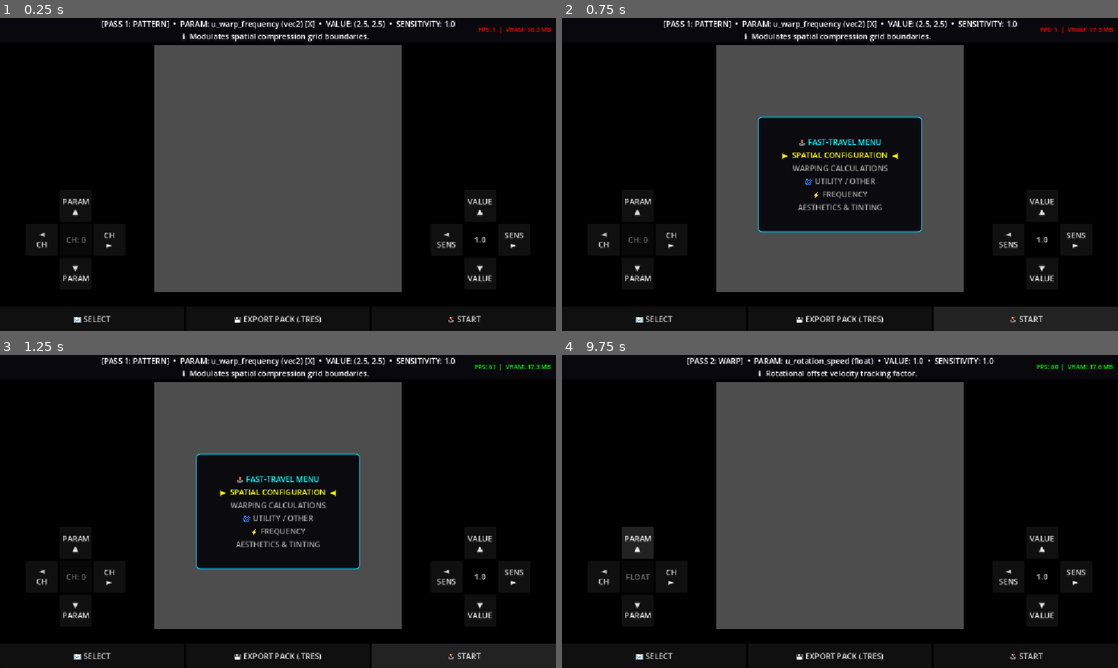
Above: before the commit, frames 1-4 (two rows, left to right).
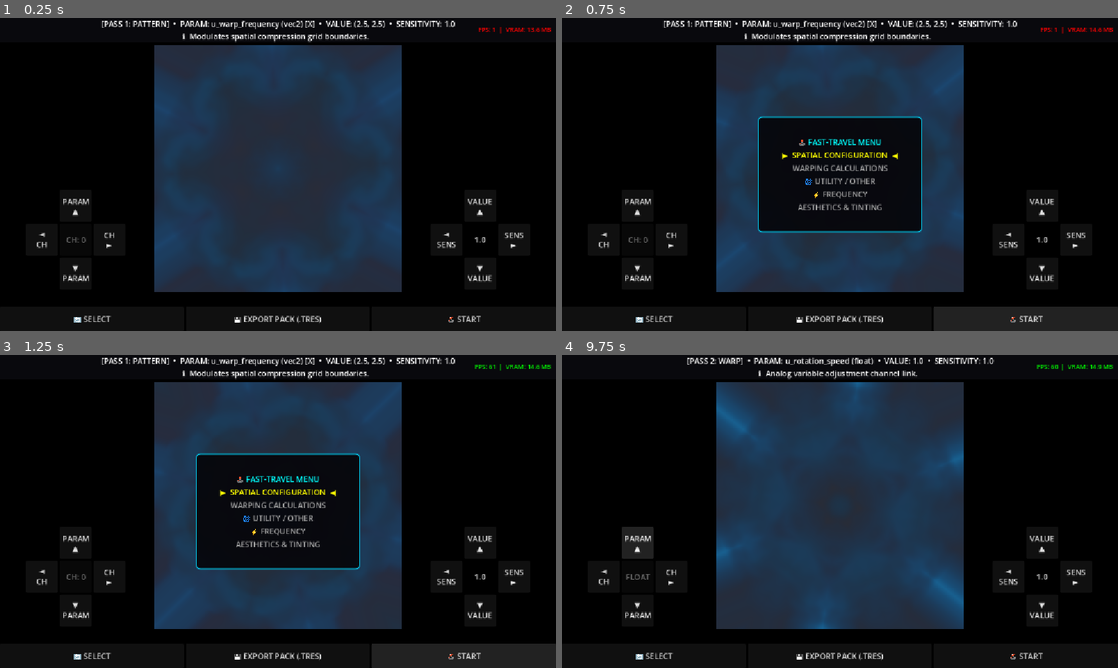
Above: after the commit, the same moments.

Repository: ocybin-solo/TATOOL
Game: Godot game, scene res://main.tscn
The game is run twice, just before and just after one commit, with the same random seed, the same clock (stepped at 60 frames per second) and the same inputs.
Inputs:
- Up to frame 1 (0.25 s): no input
- Up to frame 2 (0.75 s): click "🕹️ START" at 0.5 s
- Up to frame 3 (1.25 s): no input
- Up to frame 4 (9.75 s): click "🕹️ START" at 1.25 s; click "PARAM ▲" at 2 s; click "◄ CH" at 2.75 s; click "CH ►" at 3.5 s; click "▼ PARAM" at 4.25 s; click "VALUE ▲" at 5 s; click "◄ SENS" at 5.75 s; click "SENS ►" at 6.5 s; click "▼ VALUE" at 7.25 s; click "🔄 SELECT" at 8 s; click "💾 EXPORT PACK (.TRES)" at 8.75 s; click "PARAM ▲" at 9.5 s

The runs differ from the first frame. In frame 1, 35% of the frame differs, in the area x 27-98%, y 3-88%; in frame 2, 24%; in frame 3, 24%; in frame 4, 35%.

Commit message:
it works!
We now have 3 shader passes working together, and the UI is correctly cycling between them and correctly editing the parameters of each thing using a default test shader file in the main manager script

Diff:
--- a/MainManager.gd
+++ b/MainManager.gd
@@ -61,7 +61,6 @@
 	control_panel.custom_minimum_size = Vector2(0, 240) # Slightly expanded vertical container boundary box
 	control_panel.size_flags_vertical = Control.SIZE_EXPAND_FILL # Forces vertical centering
 	control_panel.apply_orientation_layout_shift(false, top_status_holder)
-
 func setup_dual_pass_pipeline() -> void:
 	display_row_container = HBoxContainer.new()
 	display_row_container.size_flags_horizontal = Control.SIZE_EXPAND_FILL
@@ -93,9 +92,7 @@
 	label_safety_alert.add_theme_font_size_override("font_size", 14)
 	canvas_stack.add_child(label_safety_alert)
 
-	# =========================================================================
-	# PASS 1: GENERATIVE PATTERN BACKGROUND BUFFER
-	# =========================================================================
+	# --- PASS 1: GENERATIVE MATH BUFFER ---
 	pass1_viewport = SubViewport.new()
 	pass1_viewport.size = current_preset.target_resolution
 	pass1_viewport.disable_3d = true
@@ -106,14 +103,13 @@
 
 	pass1_rect = ColorRect.new()
 	pass1_rect.size = current_preset.target_resolution
+	pass1_rect.custom_minimum_size = current_preset.target_resolution
 	pass1_viewport.add_child(pass1_rect)
 
 	pass1_material = ShaderMaterial.new()
 	pass1_rect.material = pass1_material
 
-	# =========================================================================
-	# PASS 2: GEOMETRIC WARPING INTERMEDIATE BUFFER
-	# =========================================================================
+	# --- PASS 2: GEOMETRIC WARPING BUFFER ---
 	pass2_viewport = SubViewport.new()
 	pass2_viewport.size = current_preset.target_resolution
 	pass2_viewport.disable_3d = true
@@ -124,24 +120,20 @@
 
 	pass2_rect = ColorRect.new()
 	pass2_rect.size = current_preset.target_resolution
+	pass2_rect.custom_minimum_size = current_preset.target_resolution
 	pass2_viewport.add_child(pass2_rect)
 
 	pass2_material = ShaderMaterial.new()
 	pass2_rect.material = pass2_material
 
-	# Link Pass 2 to read Pass 1's procedural output
-	pass2_material.set_shader_parameter("u_pattern_texture", pass1_viewport.get_texture())
-
-	# =========================================================================
-	# PASS 3: FINAL POST-PROCESS FILTER BUFFER (VISIBLE TO PLAYER)
-	# =========================================================================
+	# --- PASS 3: POST-PROCESS FILTER BUFFER (VISIBLE SCREEN) ---
 	pass3_viewport = SubViewport.new()
 	pass3_viewport.size = current_preset.target_resolution
 	pass3_viewport.disable_3d = true
 	pass3_viewport.transparent_bg = false
 	pass3_viewport.render_target_clear_mode = SubViewport.CLEAR_MODE_ALWAYS
 	pass3_viewport.render_target_update_mode = SubViewport.UPDATE_ALWAYS
-	canvas_container.add_child(pass3_viewport) # Nested inside container to draw to screen
+	canvas_container.add_child(pass3_viewport)
 
 	pass3_rect = ColorRect.new()
 	pass3_rect.size = current_preset.target_resolution
@@ -151,8 +143,10 @@
 	pass3_material = ShaderMaterial.new()
 	pass3_rect.material = pass3_material
 
-	# Link Pass 3 to read Pass 2's warped geometric output
+	# Establish the explicit texture pipeline bindings
+	pass2_material.set_shader_parameter("u_pattern_texture", pass1_viewport.get_texture())
 	pass3_material.set_shader_parameter("u_warped_texture", pass2_viewport.get_texture())
+
 
 func setup_interface_layer() -> void:
 	var ui_layer = CanvasLayer.new()
@@ -426,7 +420,6 @@
 	output += "\n// --- SOURCE GLSL SHADER CODE CONTEXT ---\n" + active_mat.shader.code
 	DisplayServer.clipboard_set(output)
 	control_panel.label_status.text = " ✅ COPIED %d PARAMETERS FROM %s TO CLIPBOARD! " % [active_params.size(), layer_label]
-
 
 func load_default_test_shaders() -> void:
 	# =========================================================================
@@ -478,39 +471,29 @@
 	"""
 
 	# =========================================================================
-	# PASS 2: GEOMETRIC KALEIDOSCOPE WARP
+	# PASS 2: GEOMETRIC KALEIDOSCOPE WARP (CLAUDE FIX INTEGRATED)
 	# =========================================================================
 	var p2_src = """
 	shader_type canvas_item;
-	uniform sampler2D u_pattern_texture : hint_screen_texture, filter_linear_mipmap;
+	// CLAUDE FIX: Plain user-defined sampler without screen hint conflicts
+	uniform sampler2D u_pattern_texture : filter_linear;
 	uniform float u_time;
 
 	// CAT: Geometric Setup
 	// DESC: Number of reflective segments across the radial circle matrix.
 	uniform float u_segments = 6.0;
-
-	// DESC: Rotational offset velocity tracking factor.
 	uniform float u_rotation_speed = 0.2;
 
 	void fragment() {
-		// Translate coordinates to center anchor point (-0.5 to 0.5)
 		vec2 uv = UV - 0.5;
-
-		// Convert Cartesian space coordinates directly into Polar coordinate arcs
 		float r = length(uv);
 		float a = atan(uv.y, uv.x) + (u_time * u_rotation_speed);
-
-		// Calculate segment angle boundaries
 		float angle_step = 2.0 * 3.14159265 / max(u_segments, 1.0);
 
-		// Fold space symmetrically across segments
 		a = mod(a, angle_step);
 		a = abs(a - angle_step * 0.5);
 
-		// Convert back to Cartesian space coordinates mapped to standard UV bounds
 		vec2 warped_uv = vec2(cos(a), sin(a)) * r + 0.5;
-
-		// Enforce safety boundary clipping clamps
 		warped_uv = clamp(warped_uv, 0.001, 0.999);
 
 		COLOR = texture(u_pattern_texture, warped_uv);
@@ -518,51 +501,38 @@
 	"""
 
 	# =========================================================================
-	# PASS 3: ANALOG EDGE GLOW FILTER
+	# PASS 3: ANALOG EDGE GLOW FILTER (CLAUDE FIX INTEGRATED)
 	# =========================================================================
 	var p3_src = """
 	shader_type canvas_item;
-	uniform sampler2D u_warped_texture : hint_screen_texture, filter_linear_mipmap;
+	// CLAUDE FIX: Plain user-defined sampler without screen hint conflicts
+	uniform sampler2D u_warped_texture : filter_linear;
 	uniform float u_time;
 
 	// CAT: Glow Intensity
 	// DESC: Structural mathematical edge amplification threshold limits.
 	uniform float u_edge_threshold = 0.15;
-
-	// DESC: Absolute luminous blending emission amplification intensity scale factor.
 	uniform float u_glow_intensity = 2.5;
-
-	// DESC: Pixel sampling search step boundary distance offset size.
 	uniform vec2 u_step_offset = vec2(0.003, 0.003);
 
 	void fragment() {
 		vec2 uv = UV;
-
-		// Core color sample extraction
 		vec4 center_color = texture(u_warped_texture, uv);
 
-		// Take surrounding neighbor point luminance sample metrics (Sobel kernel layout)
 		float c  = (center_color.r + center_color.g + center_color.b) / 3.0;
 		float left  = (texture(u_warped_texture, uv - vec2(u_step_offset.x, 0.0)).g);
 		float right = (texture(u_warped_texture, uv + vec2(u_step_offset.x, 0.0)).g);
 		float up    = (texture(u_warped_texture, uv - vec2(0.0, u_step_offset.y)).g);
 		float down  = (texture(u_warped_texture, uv + vec2(0.0, u_step_offset.y)).g);
 
-		// Structural mathematical spatial difference calculations
 		float edge_delta = abs(c - left) + abs(c - right) + abs(c - up) + abs(c - down);
-
-		// Execute mathematical stepping rules against active boundary thresholds
 		float edge_mask = smoothstep(u_edge_threshold, u_edge_threshold + 0.1, edge_delta);
-
-		// Amplify color matrices across detected structural boundaries
 		vec3 glowing_borders = center_color.rgb * edge_mask * u_glow_intensity;
 
-		// Composite final rendering pass blend data array mix layers together cleanly
 		COLOR = vec4(center_color.rgb + glowing_borders, center_color.a);
 	}
 	"""
 
-	# Compile and assign resources cleanly
 	var s1 = Shader.new(); s1.code = p1_src
 	var s2 = Shader.new(); s2.code = p2_src
 	var s3 = Shader.new(); s3.code = p3_src
@@ -571,9 +541,8 @@
 	pass2_material.shader = s2
 	pass3_material.shader = s3
 
-	# Reinitialize the texture pipeline links firmly
+	# Apply the user-assigned textures directly to the parameters
 	pass2_material.set_shader_parameter("u_pattern_texture", pass1_viewport.get_texture())
 	pass3_material.set_shader_parameter("u_warped_texture", pass2_viewport.get_texture())
 
-	# Default control UI focus states back onto Pass 1 pattern math variables
 	control_panel.load_shader_source(p1_src)
